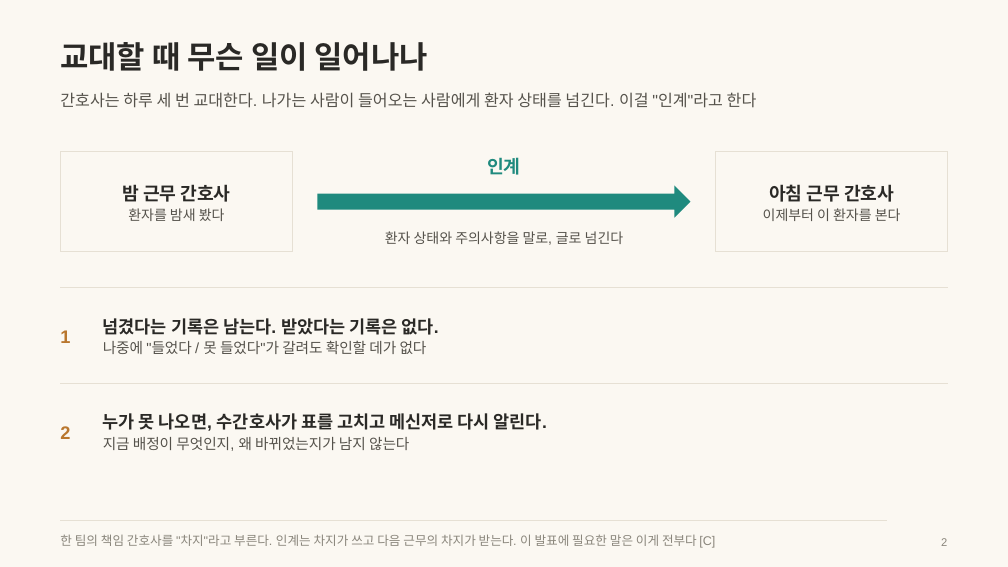
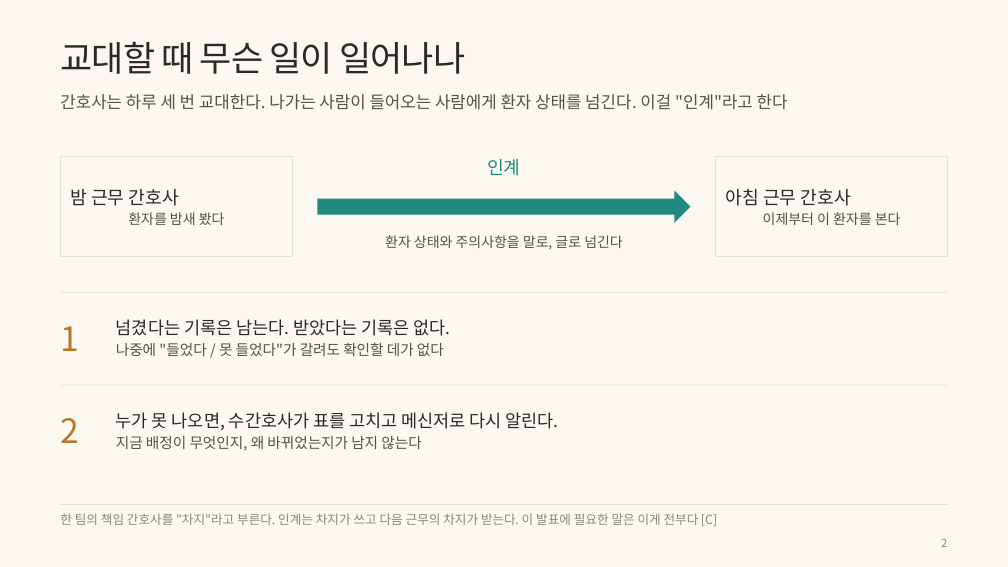
Before and after one commit to wodnjs2020136144/skala-webservice-mini, a slide deck: slide 2 of deliverables/10반_황재원_너와나의인계고리-개요.pptx. Drawn at 1008x567 pixels with LibreOffice and Linux fonts; fonts in the diff are those of the drawing. Boxes give left, top, right and bottom in pixels: in the first picture for what was removed or moved away, otherwise in the second. Text is boxed around its words. In the diff, an @@ line names an element or a change of style, - is before the commit and + after.

```diff
--- a/deliverables/10반_황재원_너와나의인계고리-개요.pptx
+++ b/deliverables/10반_황재원_너와나의인계고리-개요.pptx
@@ text "교대할 때 무슨 일이 일어나나" at <box>60,41,465,74</box>: size 22 to 25 pt, font Arial to Noto Sans CJK KR, letter spacing 0 to -0.6 pt, bold off; line spacing 1.15 to 1 @@
@@ text "간호사는 하루 세 번 교대한다. ..." at <box>60,94,788,110</box>: size 11.5 to 12 pt, font Arial to Noto Sans CJK KR; line spacing 1.15 to 1 @@
@@ text "인계" at <box>487,159,520,176</box>: font Arial to Noto Sans CJK KR, bold off; line spacing 1.15 to 1 @@
@@ text at <box>71,189,225,225</box>: text changed; font Arial to Noto Sans CJK KR @@
-밤 근무 간호사
-환자를 밤새 봤다
+밤 근무 간호사
+환자를 밤새 봤다
@@ text at <box>726,189,901,225</box>: text changed; font Arial to Noto Sans CJK KR @@
-아침 근무 간호사
-이제부터 이 환자를 본다
+아침 근무 간호사
+이제부터 이 환자를 본다
@@ text "환자 상태와 주의사항을 말로, 글로 ..." at <box>385,235,623,250</box>: font Arial to Noto Sans CJK KR; line spacing 1.15 to 1 @@
@@ 2 rectangles, 1 right arrow, 1 line: place and size @@
-2 rectangles, 1 right arrow, 1 line at <box>60,151,948,287</box>
+2 rectangles, 1 right arrow, 1 line at <box>60,156,948,292</box>
@@ text "1" at <box>60,326,79,351</box>: size 13 to 24 pt, font Arial to Noto Sans CJK KR, bold off; line spacing 1.15 to 1 @@
@@ text at <box>116,319,451,356</box>: text changed; font Arial to Noto Sans CJK KR @@
-넘겼다는 기록은 남는다. 받았다는 기록은 없다.
-나중에 "들었다 / 못 들었다"가 갈려도 확인할 데가 없다
+넘겼다는 기록은 남는다. 받았다는 기록은 없다.
+나중에 "들었다 / 못 들었다"가 갈려도 확인할 데가 없다
@@ text "2" at <box>60,418,79,443</box>: size 13 to 24 pt, font Arial to Noto Sans CJK KR, bold off; line spacing 1.15 to 1 @@
@@ text at <box>116,412,559,451</box>: text changed; font Arial to Noto Sans CJK KR; bold off @@
-누가 못 나오면, 수간호사가 표를 고치고 메신저로 다시 알린다.
-지금 배정이 무엇인지, 왜 바뀌었는지가 남지 않는다
+누가 못 나오면, 수간호사가 표를 고치고 메신저로 다시 알린다.
+지금 배정이 무엇인지, 왜 바뀌었는지가 남지 않는다
@@ text "한 팀의 책임 간호사를 "차지"라고 ..." at <box>60,513,718,526</box>: font Arial to Noto Sans CJK KR; line spacing 1.15 to 1 @@
@@ text "한 팀의 책임 간호사를 "차지"라고 ...": place and size @@
-text "한 팀의 책임 간호사를 "차지"라고 ..." at <box>60,534,715,548</box>
+text "한 팀의 책임 간호사를 "차지"라고 ..." at <box>60,513,718,526</box>
@@ line moved from (60, 521) - (887, 521) to (60, 504) - (948, 504) @@
```
Also in this commit, not shown: 39 other slides changed, 13 other files.
